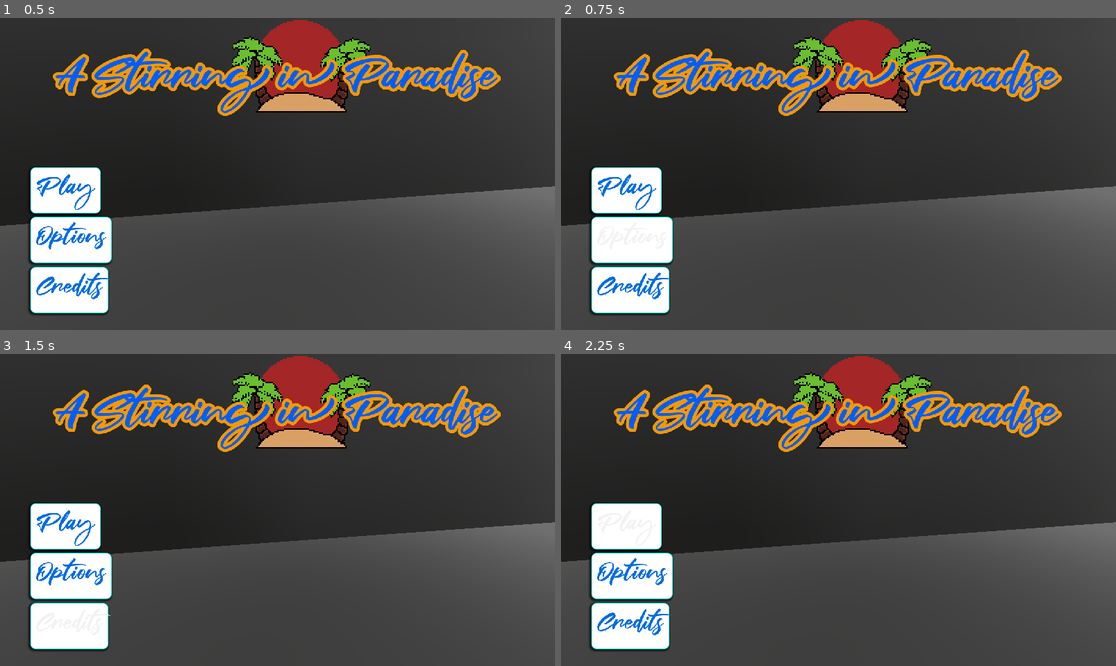
Above: before the commit, frames 1-4 (two rows, left to right).
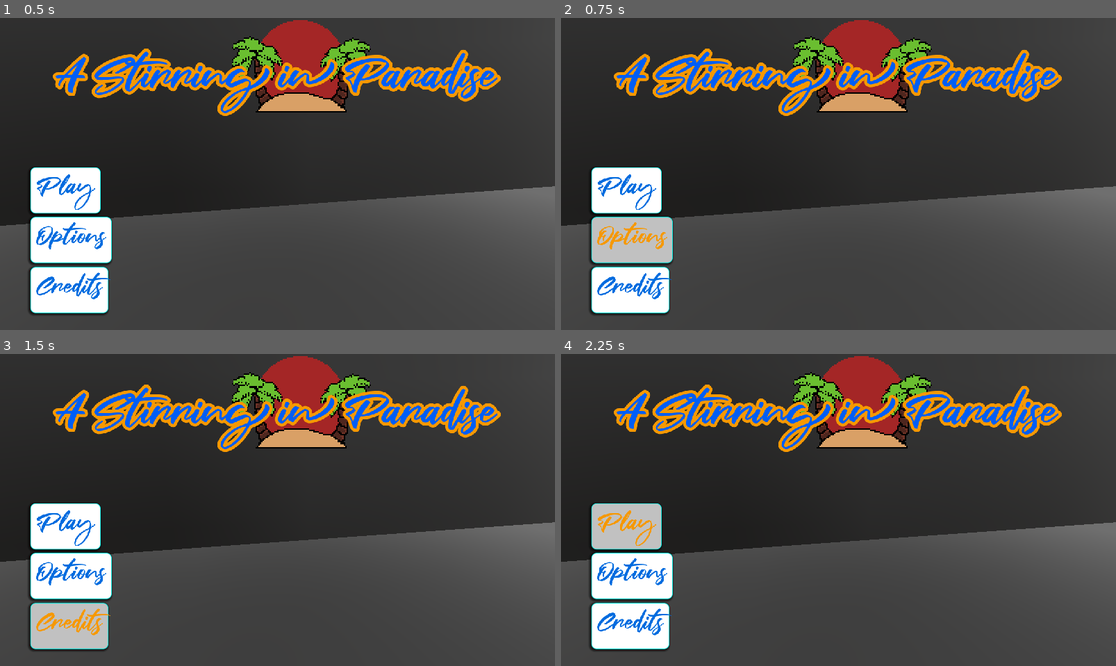
Above: after the commit, the same moments.

Repository: emilyallerdings/gwj81-expedition
Game: Godot game, scene res://Scenes/menu_testing.tscn
Two runs of this game, one before a commit and one after it. Both use one fixed random seed, a clock stepped at 60 frames per second and the inputs below. This scene is started directly instead of the project's main scene.
Inputs:
- Up to frame 1 (0.5 s): no input
- Up to frame 2 (0.75 s): click "Options" at 0.5 s
- Up to frame 3 (1.5 s): click "Credits" at 1.25 s
- Up to frame 4 (2.25 s): click "Play" at 2 s

Frame 1 is identical in both runs. In frame 2, 2.1% of the frame differs, in the area x 5-21%, y 63-79%; in frame 3, 2.0%; in frame 4, 1.8%.

Commit message:
Added some sounds!

Diff:
--- a/Materials/default_theme.tres
+++ b/Materials/default_theme.tres
@@ -5,7 +5,7 @@
 [sub_resource type="StyleBoxEmpty" id="StyleBoxEmpty_88cmt"]
 
 [sub_resource type="StyleBoxFlat" id="StyleBoxFlat_5dbda"]
-bg_color = Color(1, 1, 1, 1)
+bg_color = Color(0.758192, 0.758192, 0.758192, 1)
 border_width_left = 2
 border_width_top = 2
 border_width_right = 2
@@ -64,8 +64,8 @@
 [resource]
 Button/colors/font_color = Color(0, 0.419608, 0.87451, 1)
 Button/colors/font_disabled_color = Color(0.875, 0.875, 0.875, 0.5)
-Button/colors/font_focus_color = Color(0.95, 0.95, 0.95, 1)
-Button/colors/font_hover_color = Color(0.95, 0.95, 0.95, 1)
+Button/colors/font_focus_color = Color(0, 0.419608, 0.87451, 1)
+Button/colors/font_hover_color = Color(0.964706, 0.596078, 0, 1)
 Button/colors/font_hover_pressed_color = Color(1, 1, 1, 1)
 Button/colors/font_outline_color = Color(0, 0, 0, 1)
 Button/colors/font_pressed_color = Color(0, 0.419608, 0.87451, 1)
--- a/Scenes/menu_testing.tscn
+++ b/Scenes/menu_testing.tscn
@@ -1,5 +1,6 @@
-[gd_scene load_steps=8 format=3 uid="uid://cua0fhfbu5gg1"]
+[gd_scene load_steps=9 format=3 uid="uid://cua0fhfbu5gg1"]
 
+[ext_resource type="Script" uid="uid://ieq2hasgdd62" path="res://Scripts/main_menu.gd" id="1_34v3d"]
 [ext_resource type="PackedScene" uid="uid://cl844rkgxivpm" path="res://Assets/selectionroom.glb" id="1_m6x4c"]
 [ext_resource type="Theme" uid="uid://bncgplyvgv608" path="res://Materials/default_theme.tres" id="2_5dbda"]
 [ext_resource type="FontFile" uid="uid://d4da0phun8v4d" path="res://Materials/Fair Prosper.ttf" id="3_ycoxo"]
@@ -16,6 +17,7 @@
 sky = SubResource("Sky_oqbs2")
 
 [node name="Main Menu" type="Node3D"]
+script = ExtResource("1_34v3d")
 
 [node name="Camera3D" type="Camera3D" parent="."]
 transform = Transform3D(-0.985313, -0.0441959, 0.164941, -1.13133e-08, 0.965926, 0.258819, -0.17076, 0.255018, -0.951739, 19.3777, 6.36014, 30.0742)
@@ -90,3 +92,7 @@
 position = Vector2(623, 100)
 scale = Vector2(3, 3)
 texture = ExtResource("4_ycoxo")
+
+[connection signal="pressed" from="Main Menu UI/Play" to="." method="_on_play_pressed"]
+[connection signal="pressed" from="Main Menu UI/Options" to="." method="_on_options_pressed"]
+[connection signal="pressed" from="Main Menu UI/Credits" to="." method="_on_credits_pressed"]
--- /dev/null
+++ b/Scenes/sound_bus.tscn
@@ -0,0 +1,16 @@
+[gd_scene load_steps=4 format=3 uid="uid://dqxl7brt3g1wi"]
+
+[ext_resource type="Script" uid="uid://bijmlxakyblxw" path="res://Scripts/sound_bus.gd" id="1_oofcd"]
+[ext_resource type="AudioStream" uid="uid://c3ynucxb1maka" path="res://Sounds/airport_ambience_with_planes.ogg" id="2_otb3e"]
+[ext_resource type="AudioStream" uid="uid://cx1e1cs24em1k" path="res://Sounds/airport_button.ogg" id="3_otb3e"]
+
+[node name="SoundBus" type="Node"]
+script = ExtResource("1_oofcd")
+
+[node name="Airport Ambience" type="AudioStreamPlayer" parent="."]
+stream = ExtResource("2_otb3e")
+volume_db = -5.0
+
+[node name="Button" type="AudioStreamPlayer" parent="."]
+stream = ExtResource("3_otb3e")
+volume_db = -5.0
--- /dev/null
+++ b/Scripts/main_menu.gd
@@ -0,0 +1,15 @@
+extends Node3D
+
+
+func _ready():
+	SoundBus.airport_ambience.play()
+
+
+func _on_play_pressed():
+	SoundBus.button.play()
+
+func _on_options_pressed():
+	SoundBus.button.play()
+
+func _on_credits_pressed():
+	SoundBus.button.play()
--- /dev/null
+++ b/Scripts/sound_bus.gd
@@ -0,0 +1,4 @@
+extends Node
+
+@onready var airport_ambience = $"Airport Ambience"
+@onready var button = $Button
--- a/project.godot
+++ b/project.godot
@@ -16,6 +16,10 @@
 boot_splash/image="uid://dvpdrtsv0ogbq"
 config/icon="res://icon.svg"
 
+[autoload]
+
+SoundBus="*res://Scenes/sound_bus.tscn"
+
 [file_customization]
 
 folder_colors={
@@ -23,6 +27,7 @@
 "res://Materials/": "yellow",
 "res://Scenes/": "red",
 "res://Scripts/": "blue",
+"res://Sounds/": "green",
 "res://UI Assets/": "purple"
 }
 
Not shown, added: Scripts/main_menu.gd.uid
Not shown, added: Scripts/sound_bus.gd.uid
Not shown, added: Sounds/airport_ambience_with_planes.ogg.import
Not shown, added: Sounds/airport_button.ogg.import
Not shown, added: Sounds/airport_ambience_with_planes.ogg
Not shown, added: Sounds/airport_button.ogg
